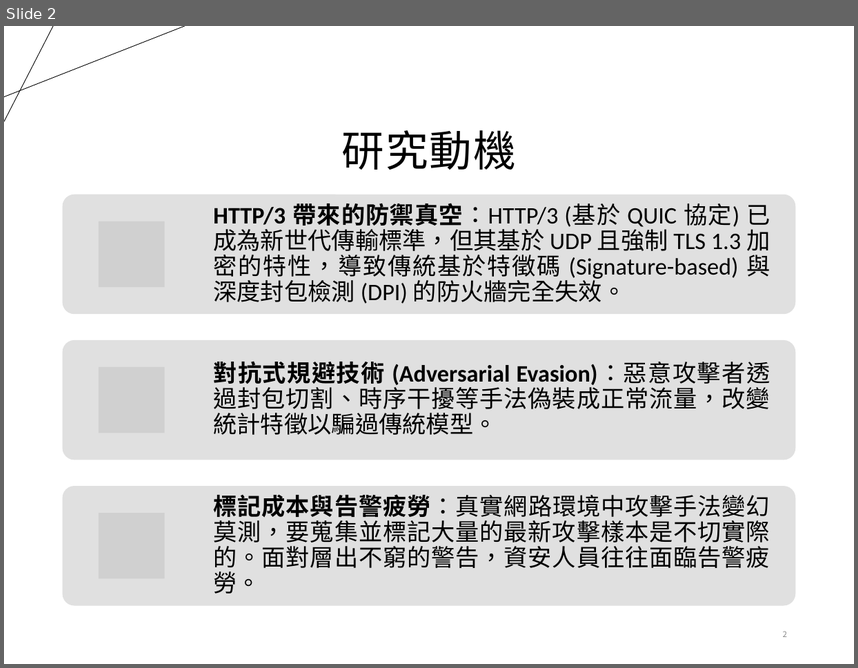
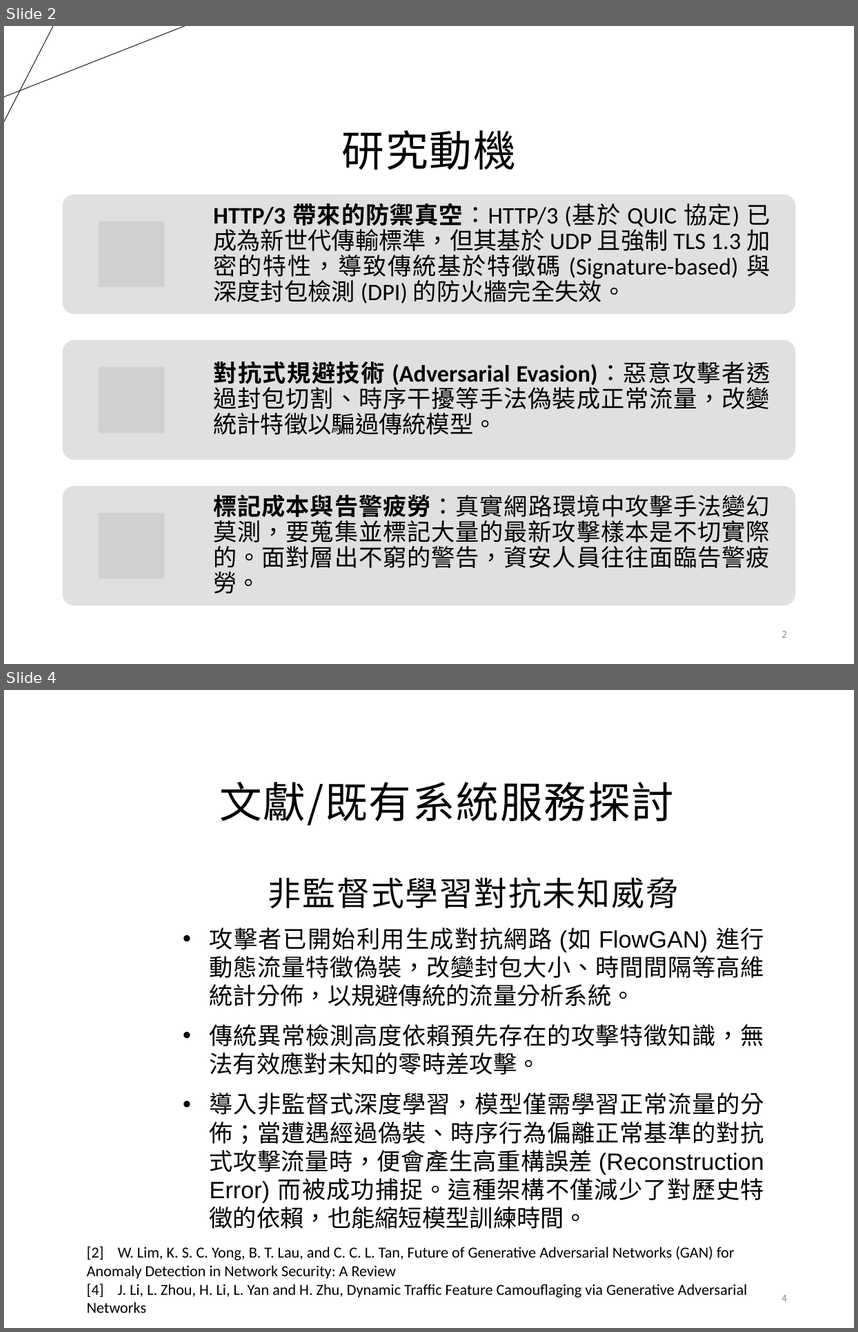
Before and after one commit to alanchuang111/graduation_project, a slide deck: 報告/114下期中報告.pptx. Shown one above the other, each under a label of ours: slide 2 before the commit, slides 2 and 4 after it; the slides between them are not shown. The pictures are 858x668 and 858x1332 pixels, drawn with LibreOffice and Linux fonts; fonts in the diff are those of the drawing; grey boxes stand for pictures; background and template pictures are left out. Boxes give left, top, right and bottom in pixels: in the first picture for what was removed or moved away, otherwise in the second. Text is boxed around its words. In the diff, an @@ line names an element or a change of style, - is before the commit and + after.

```diff
--- a/報告/114下期中報告.pptx
+++ b/報告/114下期中報告.pptx
@@ slide 4 added at (4, 690, 854, 1328), background #FFFFFF @@
@@ title added at (219, 782, 674, 825), 36 pt, text #000000 @@
+文獻/既有系統服務探討
@@ text added at (268, 877, 679, 908), 28 pt, text #000000 @@
+非監督式學習對抗未知威脅
@@ text added at (210, 927, 764, 1228), 20 pt, text #000000 @@
+• 攻擊者已開始利用生成對抗網路 (如 FlowGAN) 進行動態流量特徵偽裝，改變封包大小、時間間隔等高維統計分佈，以規避傳統的流量分析系統。
+• 傳統異常檢測高度依賴預先存在的攻擊特徵知識，無法有效應對未知的零時差攻擊。
+• 導入非監督式深度學習，模型僅需學習正常流量的分佈；當遭遇經過偽裝、時序行為偏離正常基準的對抗式攻擊流量時，便會產生高重構誤差 (Reconstruction Error) 而被成功捕捉。這種架構不僅減少了對歷史特徵的依賴，也能縮短模型訓練時間。
@@ text added at (87, 1246, 748, 1312), 13 pt, text #000000 @@
+[2] W. Lim, K. S. C. Yong, B. T. Lau, and C. C. L. Tan, Future of Generative Adversarial Networks (GAN) for Anomaly Detection in Network Security: A Review
+[4] J. Li, L. Zhou, H. Li, L. Yan and H. Zhu, Dynamic Traffic Feature Camouflaging via Generative Adversarial Networks
@@ page number added at (782, 1294, 787, 1301), 8 pt, text #8C8C8C @@
+4
```
Also in this commit, not shown: 9 slides changed, 2 other slides added, 1 slide removed, 11 other files.
